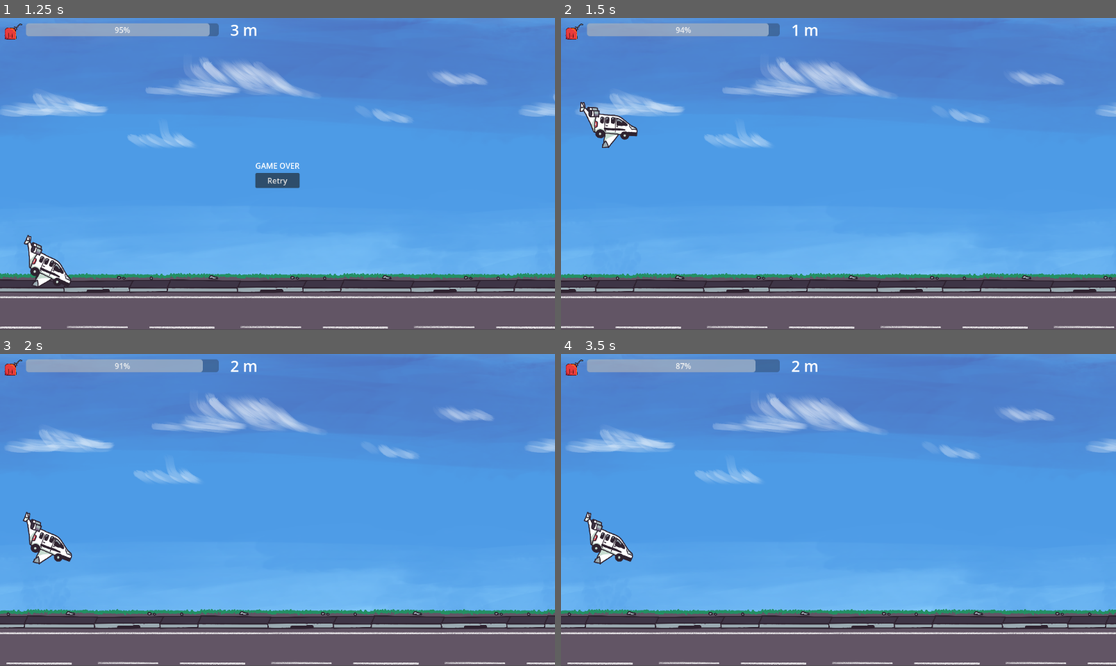
Above: before the commit, frames 1-4 (two rows, left to right).
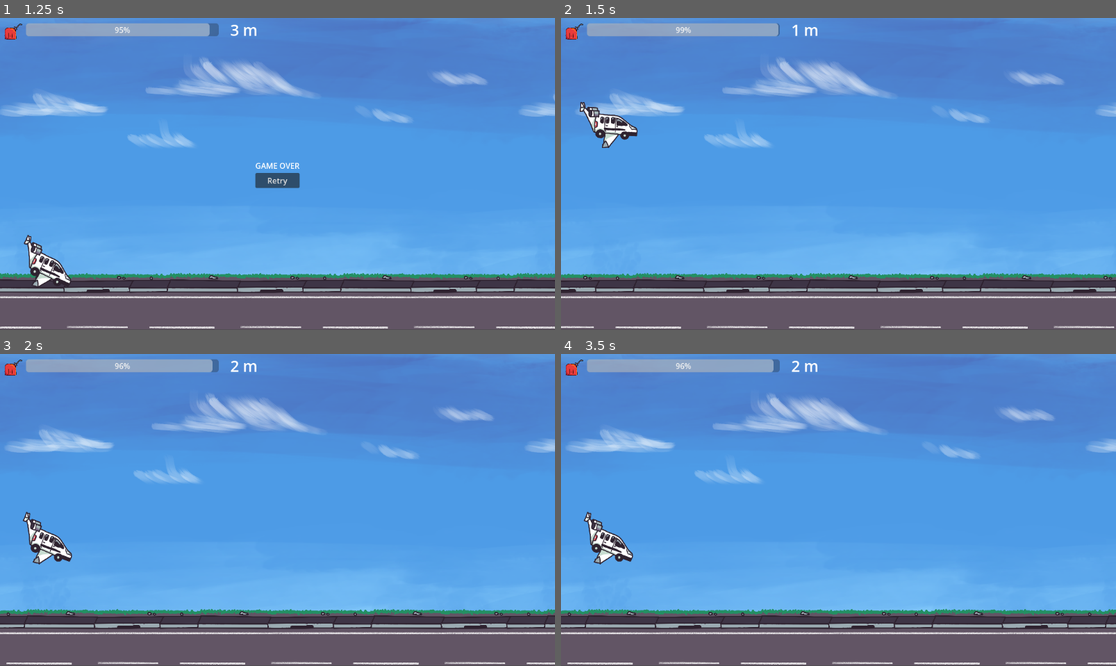
Above: after the commit, the same moments.

Repository: YannLeon/kerosene
Game: Godot game, scene res://scenes/main.tscn
The game is run twice, just before and just after one commit, with the same random seed, the same clock (stepped at 60 frames per second) and the same inputs.
Inputs:
- Up to frame 1 (1.25 s): tap Enter (ui_accept) at 0.5, 0.77 s
- Up to frame 2 (1.5 s): click "Retry" at 1.25 s
- Up to frame 3 (2 s): no input
- Up to frame 4 (3.5 s): tap Enter (ui_accept) at 2.27 s; click "Retry" at 2.75 s

Frame 1 is identical in both runs. In frame 2, less than 0.1% of the frame differs, in the area x 21-40%, y 1-6%; in frame 3, less than 0.1%; in frame 4, 0.2%, in the area x 20-39%, y 1-6%.

Commit message:
make the game complete

Diff:
--- /dev/null
+++ b/autoloads/global_events.gd
@@ -0,0 +1,3 @@
+extends Node
+
+signal ennemyhit(body: Node2D)
--- a/autoloads/scene_manager.gd
+++ b/autoloads/scene_manager.gd
@@ -7,4 +7,5 @@
 	get_tree().change_scene_to_file(path)
 
 func restart_main() -> void:
+	FuelStore.add_fuel(100)
 	load_scene(main_scene_path)
--- a/project.godot
+++ b/project.godot
@@ -19,6 +19,7 @@
 
 SceneManager="*res://autoloads/scene_manager.gd"
 FuelStore="*res://autoloads/fuel_store.gd"
+GlobalEvents="*res://autoloads/global_events.gd"
 
 [global_group]
 
--- a/scenes/bird.gd
+++ b/scenes/bird.gd
@@ -1,13 +1,15 @@
 extends Node2D
 
 signal ennemyhit
+
+@export var speed: float = 100.0  # Pixels per second to the left
 
 func _ready() -> void:
 	pass
 
 func _process(delta: float) -> void:
-	pass
+	position.x -= speed * delta  # Move left toward the player
 
 func _on_area_2d_body_entered(body: Node2D) -> void:
 	if body.is_in_group("player"):
-		emit_signal("ennemyhit", body)
+		GlobalEvents.emit_signal("ennemyhit", body)
--- /dev/null
+++ b/scenes/ennemy_spawner.gd
@@ -0,0 +1,38 @@
+extends Node2D
+
+@export var enemy_scene: PackedScene
+@export var min_spawn_time: float = 4.0
+@export var max_spawn_time: float = 9.0
+@export var vertical_margin: float = 15.0
+
+@onready var spawn_timer: Timer = $SpawnTimer
+var camera: Camera2D
+
+func _ready() -> void:
+	randomize()	# Automatically find the Camera2D in the scene
+	camera = get_tree().get_root().get_node("Main/Camera2D") # Adjust path as needed
+	if !camera:
+		push_warning("Camera2D not found. Make sure the path is correct.")
+	spawn_timer.timeout.connect(_on_spawn_timer_timeout)
+	_set_random_spawn_time()
+
+func _on_spawn_timer_timeout() -> void:
+	if !is_instance_valid(camera):
+		return
+
+	var screen_size = get_viewport().get_visible_rect().size
+	var camera_pos = camera.global_position
+
+	var spawn_x = camera_pos.x + screen_size.x + randf_range(50, 200)
+	var spawn_y = camera_pos.y + randf_range(vertical_margin, screen_size.y - (600 * 0.2))
+
+	var instance = enemy_scene.instantiate()
+	instance.position = Vector2(spawn_x, spawn_y)
+	get_tree().current_scene.add_child(instance)
+
+	_set_random_spawn_time()
+
+func _set_random_spawn_time():
+	spawn_timer.wait_time = randf_range(min_spawn_time, max_spawn_time)
+	print(spawn_timer.wait_time)
+	spawn_timer.start()
--- /dev/null
+++ b/scenes/ennemy_spawner.tscn
@@ -0,0 +1,9 @@
+[gd_scene load_steps=2 format=3 uid="uid://cca001veh6fsc"]
+
+[ext_resource type="Script" uid="uid://bvjv0bgc4etpr" path="res://scenes/ennemy_spawner.gd" id="1_kuoj2"]
+
+[node name="EnnemySpawner" type="Node2D"]
+script = ExtResource("1_kuoj2")
+
+[node name="SpawnTimer" type="Timer" parent="."]
+autostart = true
--- a/scenes/main.gd
+++ b/scenes/main.gd
@@ -1,33 +1,25 @@
 extends Node2D
 
-@onready var fuel_bar: ProgressBar = $CanvasLayer/VBoxContainer/MarginContainer/HBoxContainer/FuelBar
-@onready var spawn_timer: Timer = $FuelSpawnTimer
-@onready var meter_score: Label = $CanvasLayer/VBoxContainer/MarginContainer/HBoxContainer/MarginContainer/MeterScore
+@onready var fuel_bar: ProgressBar = $HUD/VBoxContainer/MarginContainer/HBoxContainer/FuelBar
+@onready var meter_score: Label = $HUD/VBoxContainer/MarginContainer/HBoxContainer/MarginContainer/MeterScore
+@onready var player: Node2D = $Player
+@onready var camera: Camera2D = $Camera2D
 
 var speed: float = 200.0
-var player: Node2D
-var camera: Camera2D
-
-var gericazn_scene = preload("res://scenes/gerican.tscn")
 
 func _ready() -> void:
-	player = $Player
-	camera = $Camera2D
 	fuel_bar.value = FuelStore.fuelAmount
-
 	randomize()
-	spawn_timer.wait_time = randf_range(1.0, 2.0)
-	spawn_timer.timeout.connect(_on_spawn_timer_timeout)
 
 func _process(delta: float) -> void:
 	var movement = Vector2(speed * delta, 0)
 	player.position += movement
 	camera.position += movement
+
 	FuelStore.add_fuel(-5 * delta)
 	fuel_bar.value = FuelStore.fuelAmount
 
-	# Update the meter label
-	var meters:int = round(player.position.x/100)
+	var meters: int = round(player.position.x / 100)
 	meter_score.text = str(meters) + " m"
 
 func _on_death_zone_body_entered(body: Node2D) -> void:
@@ -35,25 +27,3 @@
 		get_tree().paused = true
 		var death_scene = preload("res://scenes/DeathScreen.tscn").instantiate()
 		add_child(death_scene)
-
-func _on_spawn_timer_timeout() -> void:
-	var instance = gericazn_scene.instantiate()
-
-	# Get the screen size
-	var screen_size = get_viewport().get_visible_rect().size
-	var camera_pos = camera.global_position
-
-	# Spawn just outside the right edge of the screen
-	var spawn_x = camera_pos.x + screen_size.x + randf_range(50, 200)
-
-	# Y can be anywhere within the vertical screen area
-	var spawn_y = camera_pos.y + randf_range(15, screen_size.y-(600*0.2))
-
-
-
-	instance.position = Vector2(spawn_x, spawn_y)
-	add_child(instance)
-
-	# Set a new random time for the next spawn
-	spawn_timer.wait_time = randf_range(4.0, 9.0)
-	spawn_timer.start()
--- a/scenes/main.tscn
+++ b/scenes/main.tscn
@@ -7,6 +7,9 @@
 [ext_resource type="Script" uid="uid://bxr1d26dfxws7" path="res://scenes/death_zone.gd" id="4_tbgi4"]
 [ext_resource type="AudioStream" uid="uid://c8pt1oeemc1rn" path="res://assets/Kérosène_loop.mp3" id="6_tefeu"]
 [ext_resource type="Texture2D" uid="uid://bjn53sc8q6858" path="res://assets/entities/gerican/image0004.png" id="7_o6xl0"]
+[ext_resource type="PackedScene" uid="uid://cca001veh6fsc" path="res://scenes/ennemy_spawner.tscn" id="8_85g3d"]
+[ext_resource type="PackedScene" uid="uid://cqgohl4jhsgrk" path="res://scenes/gerican.tscn" id="9_choun"]
+[ext_resource type="PackedScene" uid="uid://bwiwc8ppmg5vb" path="res://scenes/bird.tscn" id="10_choun"]
 
 [sub_resource type="WorldBoundaryShape2D" id="WorldBoundaryShape2D_tbgi4"]
 
@@ -63,43 +66,48 @@
 autoplay = true
 parameters/looping = true
 
-[node name="CanvasLayer" type="CanvasLayer" parent="."]
+[node name="HUD" type="CanvasLayer" parent="."]
 
-[node name="VBoxContainer" type="VBoxContainer" parent="CanvasLayer"]
+[node name="VBoxContainer" type="VBoxContainer" parent="HUD"]
 anchors_preset = 15
 anchor_right = 1.0
 anchor_bottom = 1.0
 grow_horizontal = 2
 grow_vertical = 2
 
-[node name="MarginContainer" type="MarginContainer" parent="CanvasLayer/VBoxContainer"]
+[node name="MarginContainer" type="MarginContainer" parent="HUD/VBoxContainer"]
 layout_mode = 2
 
-[node name="HBoxContainer" type="HBoxContainer" parent="CanvasLayer/VBoxContainer/MarginContainer"]
+[node name="HBoxContainer" type="HBoxContainer" parent="HUD/VBoxContainer/MarginContainer"]
 layout_mode = 2
 
-[node name="TextureRect" type="TextureRect" parent="CanvasLayer/VBoxContainer/MarginContainer/HBoxContainer"]
+[node name="TextureRect" type="TextureRect" parent="HUD/VBoxContainer/MarginContainer/HBoxContainer"]
 custom_minimum_size = Vector2(0, 50)
 layout_mode = 2
 texture = ExtResource("7_o6xl0")
 expand_mode = 2
 
-[node name="FuelBar" type="ProgressBar" parent="CanvasLayer/VBoxContainer/MarginContainer/HBoxContainer"]
+[node name="FuelBar" type="ProgressBar" parent="HUD/VBoxContainer/MarginContainer/HBoxContainer"]
 custom_minimum_size = Vector2(400, 20)
 layout_mode = 2
 size_flags_horizontal = 4
 size_flags_vertical = 4
 
-[node name="MarginContainer" type="MarginContainer" parent="CanvasLayer/VBoxContainer/MarginContainer/HBoxContainer"]
+[node name="MarginContainer" type="MarginContainer" parent="HUD/VBoxContainer/MarginContainer/HBoxContainer"]
 layout_mode = 2
 theme_override_constants/margin_left = 20
 
-[node name="MeterScore" type="Label" parent="CanvasLayer/VBoxContainer/MarginContainer/HBoxContainer/MarginContainer"]
+[node name="MeterScore" type="Label" parent="HUD/VBoxContainer/MarginContainer/HBoxContainer/MarginContainer"]
 layout_mode = 2
 text = "0 m"
 label_settings = SubResource("LabelSettings_o6xl0")
 
-[node name="FuelSpawnTimer" type="Timer" parent="."]
-autostart = true
+[node name="FuelSpawner" parent="." instance=ExtResource("8_85g3d")]
+enemy_scene = ExtResource("9_choun")
+
+[node name="EnnemySpawner" parent="." instance=ExtResource("8_85g3d")]
+enemy_scene = ExtResource("10_choun")
+min_spawn_time = 3.0
+max_spawn_time = 7.0
 
 [connection signal="body_entered" from="DeathZone" to="." method="_on_death_zone_body_entered"]
--- a/scenes/player.gd
+++ b/scenes/player.gd
@@ -18,6 +18,15 @@
 var state: State = State.NORMAL
 
 @onready var sprite: AnimatedSprite2D = $AnimatedSprite2D
+
+func _ready() -> void:
+	GlobalEvents.ennemyhit.connect(_on_ennemy_hit)
+
+func _on_ennemy_hit(body: Node2D) -> void:
+	if body == self:
+		state = State.CRASHING
+		print("Player is crashing from global event!")
+
 
 func _physics_process(delta: float) -> void:
 	match state:
@@ -46,7 +55,3 @@
 
 	var target_angle = clamp(velocity.y / MAX_DOWN_SPEED, -1.0, 1.0) * MAX_ROTATION_DOWN
 	rotation_degrees = lerp(rotation_degrees, target_angle, ROTATION_SPEED * delta)
-
-func _on_ennemy_hit(body: Node2D) -> void:
-	state = State.CRASHING
-	print("Player is crashing!")
Not shown, added: autoloads/global_events.gd.uid
Not shown, added: scenes/ennemy_spawner.gd.uid
Not shown: 1 places in scenes/main.tscn that only renumber resources
